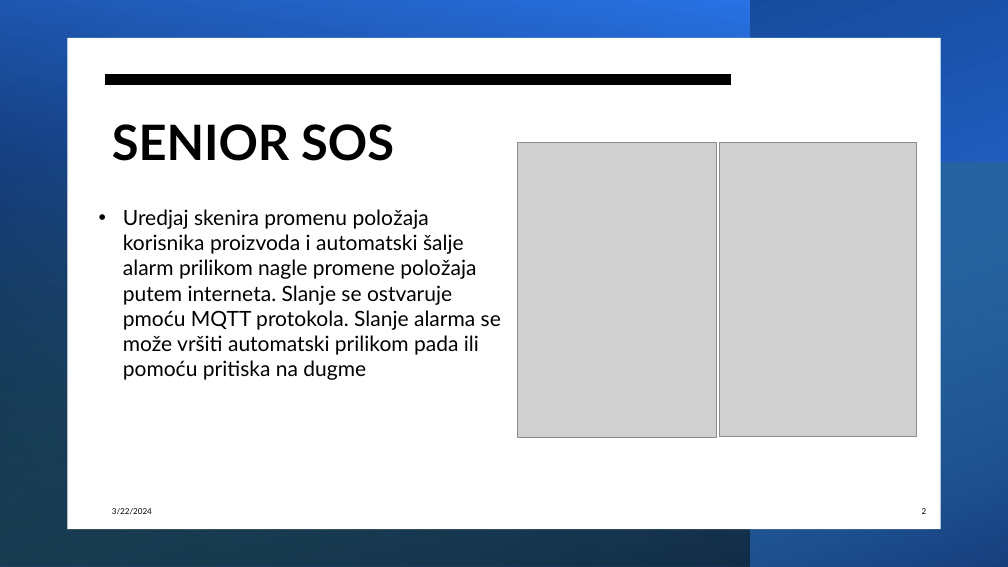
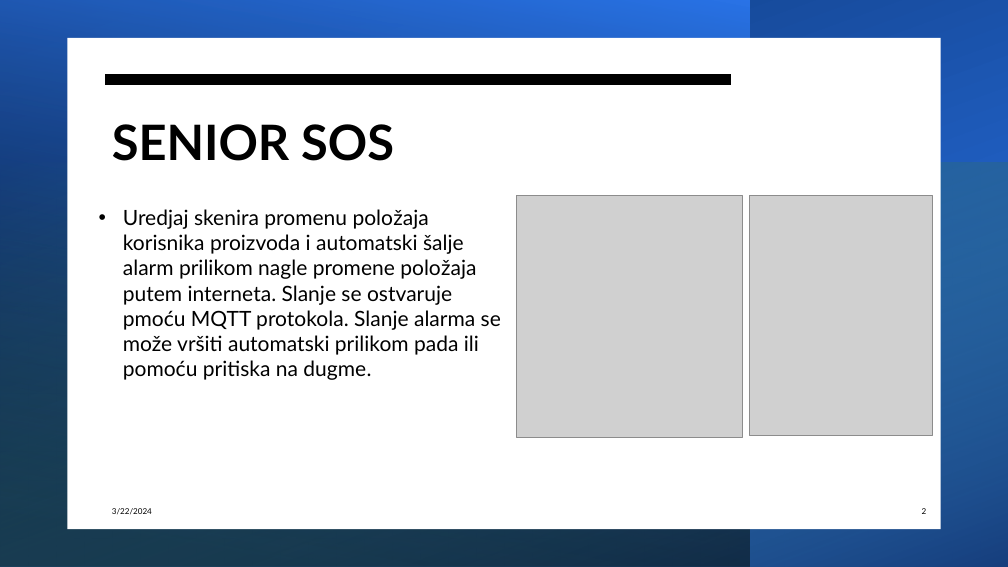
Before and after one commit to Marko384/SOS-Senior, a slide deck: slide 2 of LOL.pptx. Drawn at 1008x567 pixels with LibreOffice and Linux fonts; fonts in the diff are those of the drawing; grey boxes stand for pictures. Boxes give left, top, right and bottom in pixels: in the first picture for what was removed or moved away, otherwise in the second. Text is boxed around its words. In the diff, an @@ line names an element or a change of style, - is before the commit and + after.

```diff
--- a/LOL.pptx
+++ b/LOL.pptx
@@ text at [123, 209, 501, 380]: text changed @@
-• Uredjaj skenira promenu položaja korisnika proizvoda i automatski šalje alarm prilikom nagle promene položaja putem interneta. Slanje se ostvaruje pmoću MQTT protokola. Slanje alarma se može vršiti automatski prilikom pada ili pomoću pritiska na dugme
+• Uredjaj skenira promenu položaja korisnika proizvoda i automatski šalje alarm prilikom nagle promene položaja putem interneta. Slanje se ostvaruje pmoću MQTT protokola. Slanje alarma se može vršiti automatski prilikom pada ili pomoću pritiska na dugme.
@@ picture: place and size @@
-picture at [518, 142, 717, 437]
+picture at [516, 195, 742, 437]
@@ picture: place and size @@
-picture at [719, 143, 917, 437]
+picture at [750, 195, 933, 435]
```
